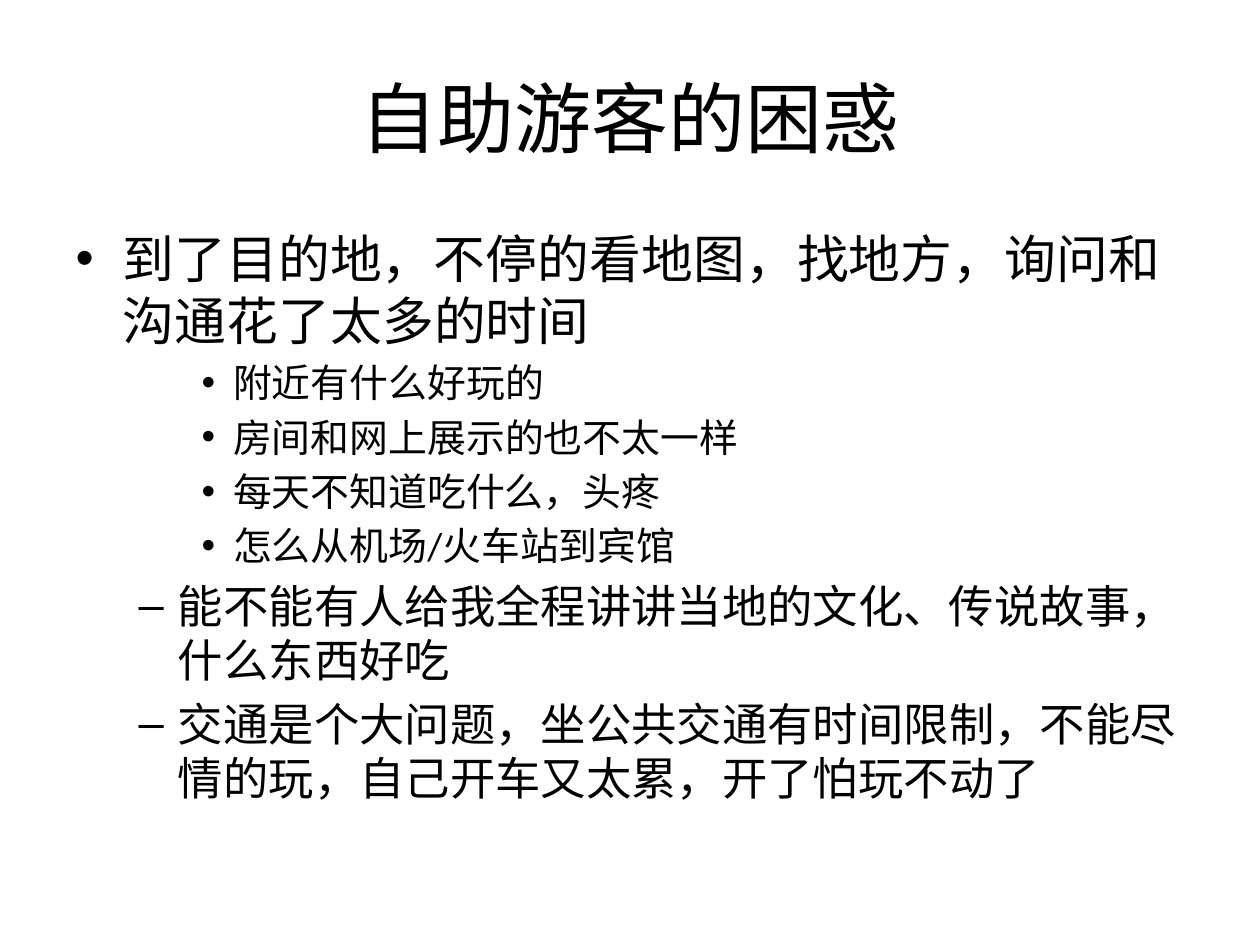
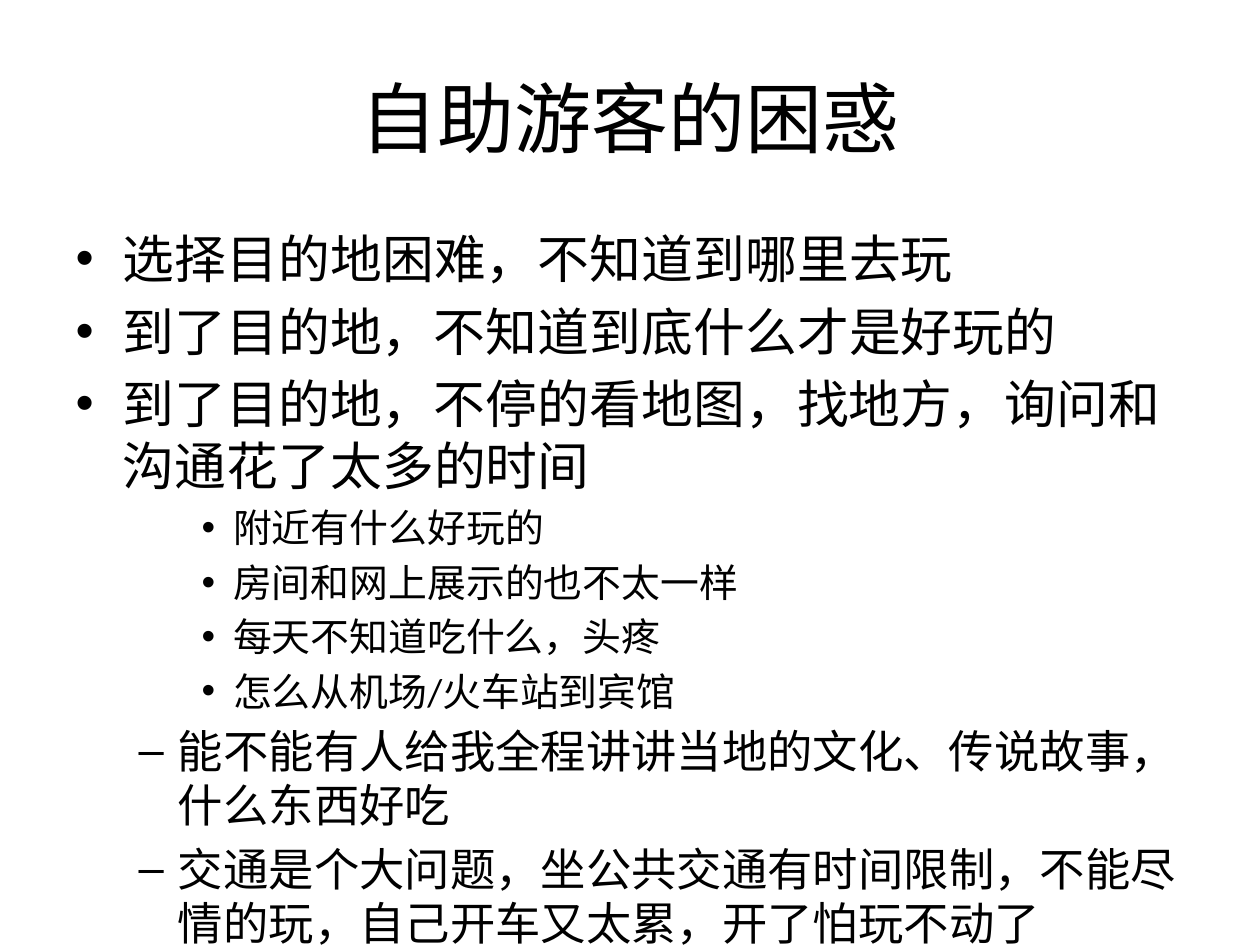
Before and after one commit to Yourtour/yt, a slide deck: slide 10 of yourtour/documents/business/YourTour BP 2.0.pptx (slide 9 before the commit). Drawn at 1260x945 pixels with LibreOffice and Linux fonts; fonts in the diff are those of the drawing. Boxes give left, top, right and bottom in pixels: in the first picture for what was removed or moved away, otherwise in the second. Text is boxed around its words. In the diff, an @@ line names an element or a change of style, - is before the commit and + after.

```diff
--- a/yourtour/documents/business/YourTour BP 2.0.pptx
+++ b/yourtour/documents/business/YourTour BP 2.0.pptx
@@ text at <box>123,234,1057,357</box>: paragraphs added @@
+• 选择目的地困难，不知道到哪里去玩
+• 到了目的地，不知道到底什么才是好玩的
```
Also in this commit, not shown: 12 other slides changed, 3 slides added, 2 other files.
